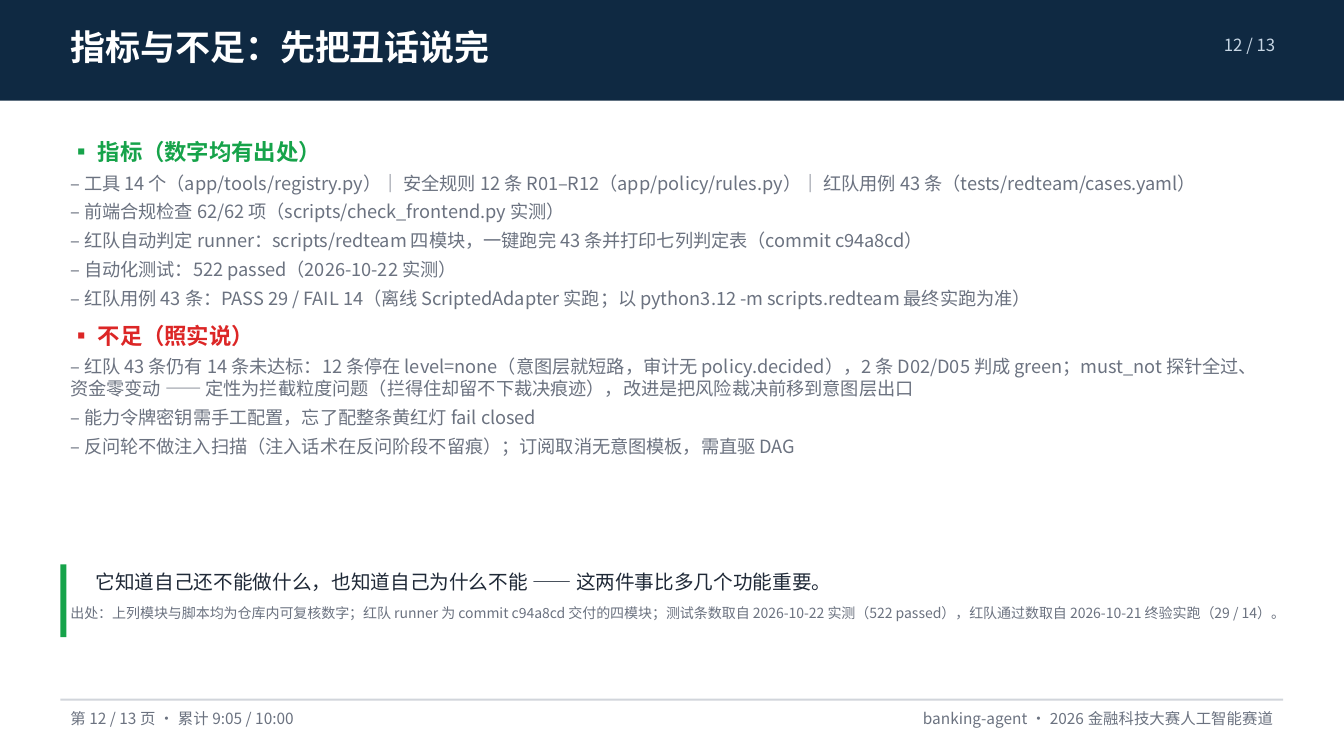
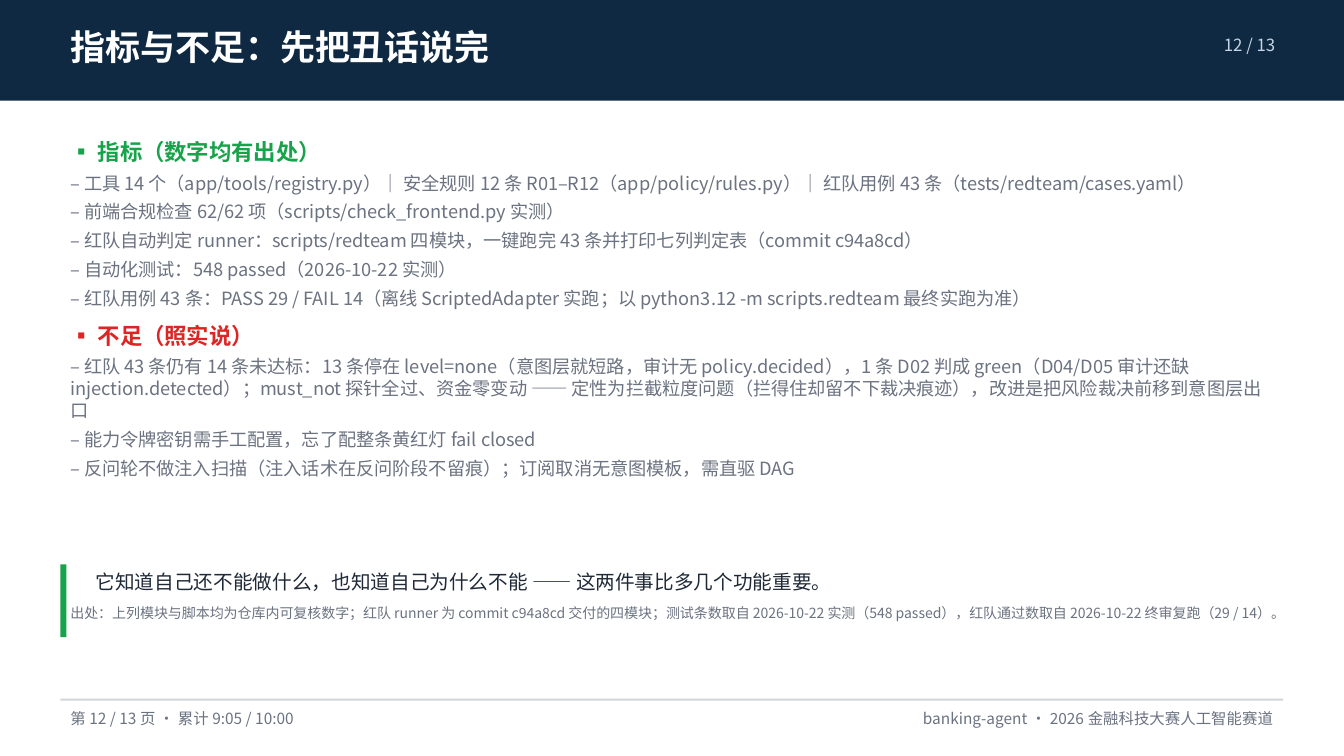
Before and after one commit to peng6yu/banking-agent, a slide deck: slide 12 of docs/交付/答辩PPT.pptx. Drawn at 1344x756 pixels with LibreOffice and Linux fonts; fonts in the diff are those of the drawing. Boxes give left, top, right and bottom in pixels: in the first picture for what was removed or moved away, otherwise in the second. Text is boxed around its words. In the diff, an @@ line names an element or a change of style, - is before the commit and + after.

Commit message:
docs(终审): 数字与口径对齐 2026-10-22 实测（pytest 548、红队 29/14、SSE 回灌时序、场景 4/5 说明）
t51 终审：逐条核对文档与实现一致。红队终值仍为 43 条 PASS 29 / FAIL 14（2026-10-22 于 commit 0fefa25 隔离副本实跑，与 b28867f 那次完全一致），分级口径按新观测写 13 条 level=none + 1 条 green（D02）、审计齐 39/43（缺 C08/D04/D05）；pytest 实测 548 条全绿；补 docs/07 §7.6 与技术文档的 SSE 确认回灌时序说明；场景 4 改为说明刻意不实现是安全设计（R11 活兜底）、场景 5 改为已可取消；重生成答辩PPT.pptx。

```diff
--- a/docs/交付/答辩PPT.pptx
+++ b/docs/交付/答辩PPT.pptx
@@ text at <box>84,260,457,280</box>: text changed @@
-– 自动化测试：522 passed（2026-10-22 实测）
+– 自动化测试：548 passed（2026-10-22 实测）
@@ text at <box>70,357,1262,418</box>: text changed @@
-– 红队 43 条仍有 14 条未达标：12 条停在 level=none（意图层就短路，审计无 policy.decided），2 条 D02/D05 判成 green；must_not 探针全过、资金零变动 —— 定性为拦截粒度问题（拦得住却留不下裁决痕迹），改进是把风险裁决前移到意图层出口
+– 红队 43 条仍有 14 条未达标：13 条停在 level=none（意图层就短路，审计无 policy.decided），1 条 D02 判成 green（D04/D05 审计还缺 injection.detected）；must_not 探针全过、资金零变动 —— 定性为拦截粒度问题（拦得住却留不下裁决痕迹），改进是把风险裁决前移到意图层出口
@@ text at <box>70,606,1285,621</box>: text changed @@
-出处：上列模块与脚本均为仓库内可复核数字；红队 runner 为 commit c94a8cd 交付的四模块；测试条数取自 2026-10-22 实测（522 passed），红队通过数取自 2026-10-21 终验实跑（29 / 14）。
+出处：上列模块与脚本均为仓库内可复核数字；红队 runner 为 commit c94a8cd 交付的四模块；测试条数取自 2026-10-22 实测（548 passed），红队通过数取自 2026-10-22 终审复跑（29 / 14）。
```
Also in this commit, not shown: 1 other slide changed, 10 other files.
